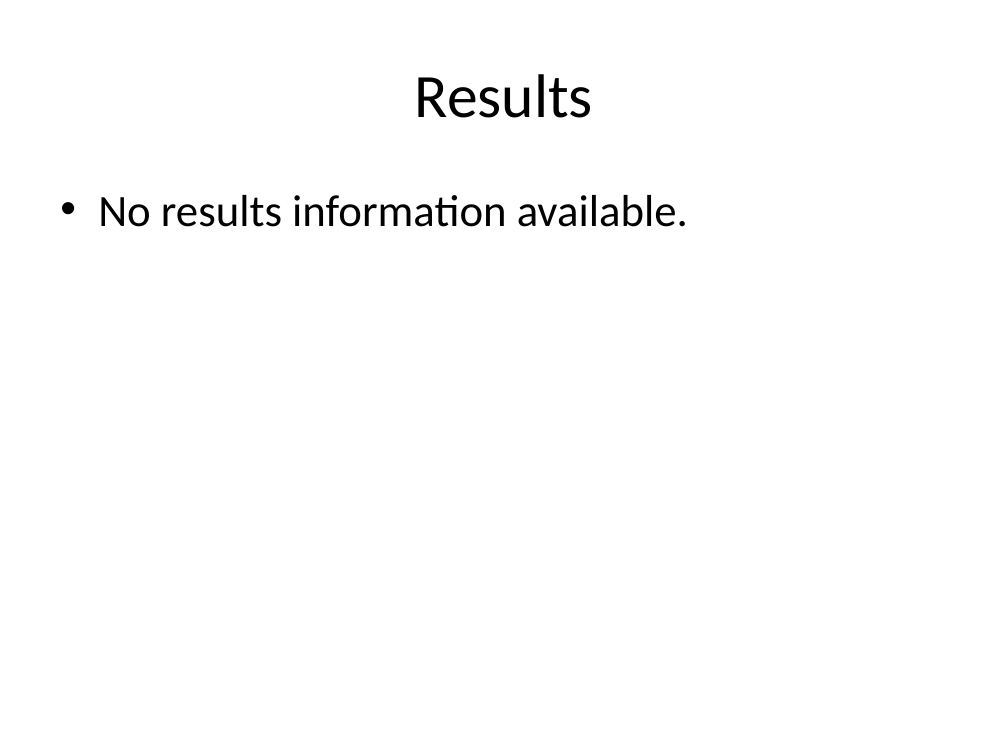
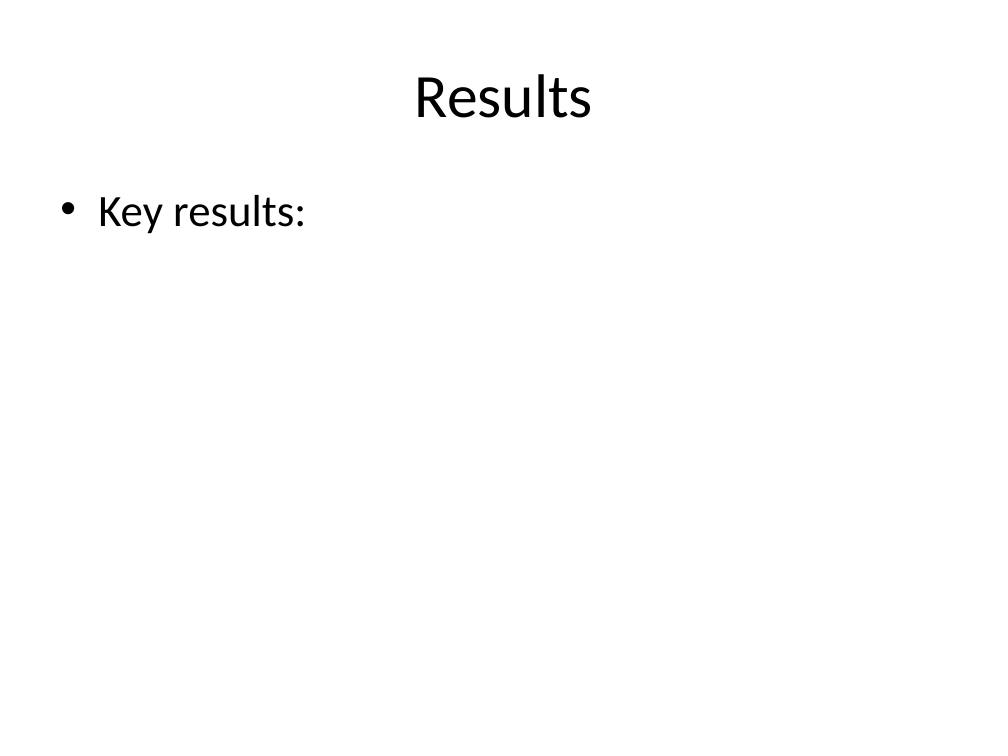
Before and after one commit to knowhrishi/AutoDeckAI-EchoHack, a slide deck: slide 4 of generated_presentation.pptx. Drawn at 1008x756 pixels with LibreOffice and Linux fonts; fonts in the diff are those of the drawing. Boxes give left, top, right and bottom in pixels: in the first picture for what was removed or moved away, otherwise in the second. Text is boxed around its words. In the diff, an @@ line names an element or a change of style, - is before the commit and + after.

```diff
--- a/generated_presentation.pptx
+++ b/generated_presentation.pptx
@@ text at box(98, 195, 306, 234): text changed @@
-• No results information available.
+• Key results:
```
Also in this commit, not shown: 2 other slides changed, 2 other files.
